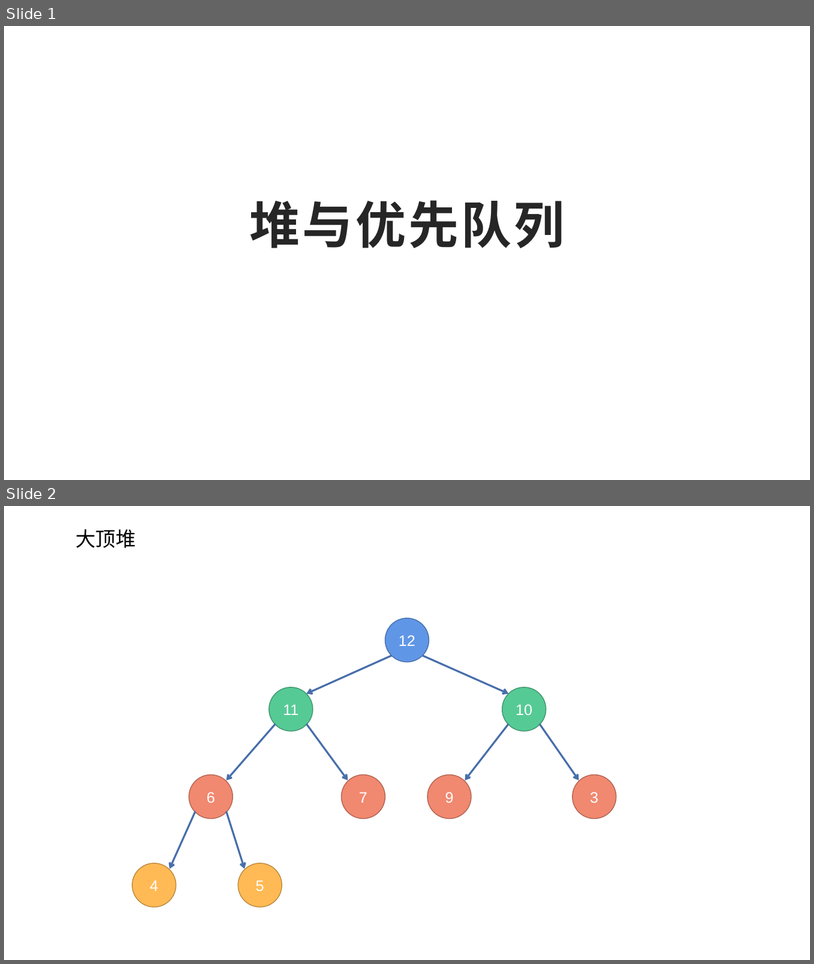
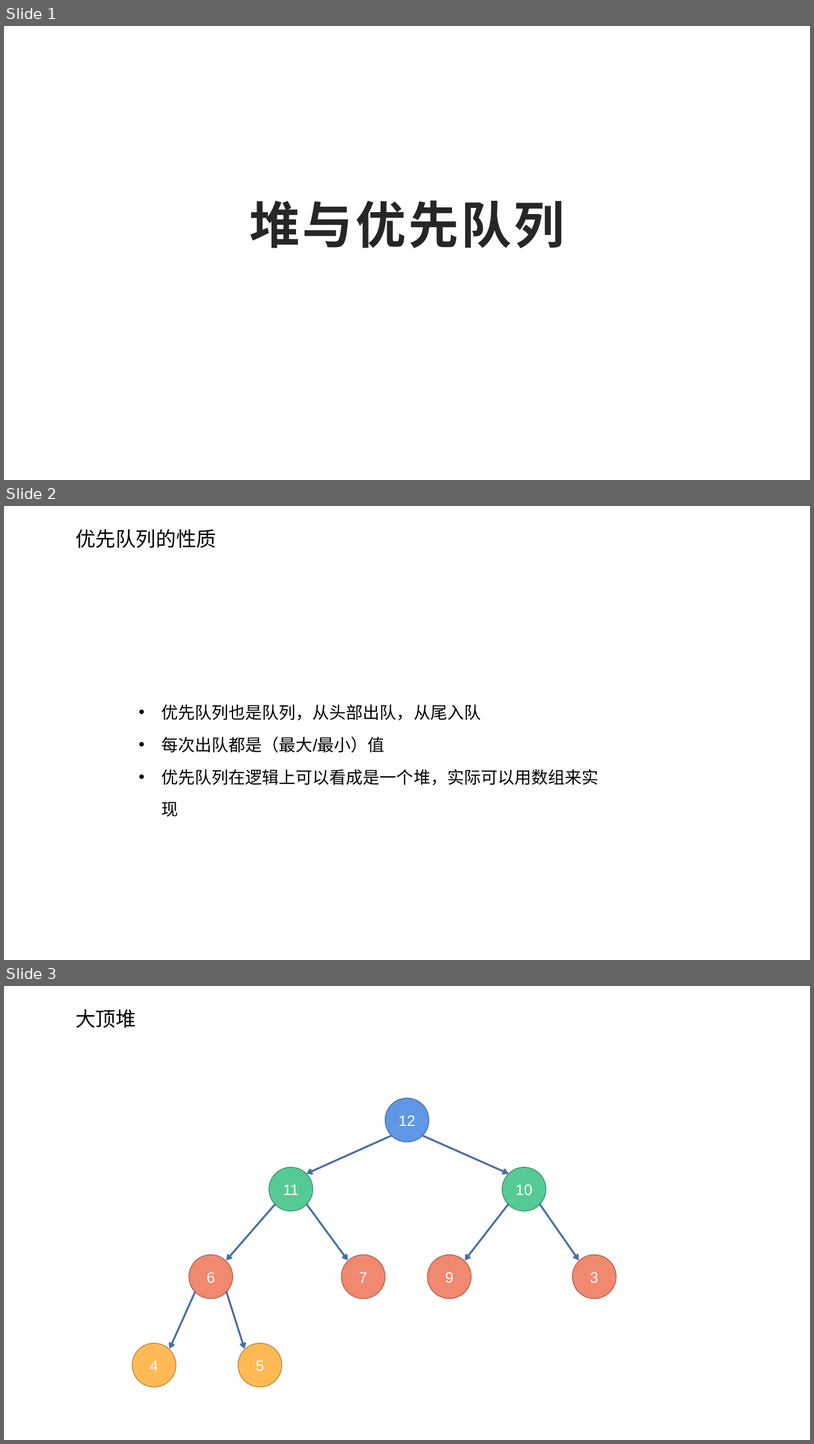
Before and after one commit to jj56313751/weijing-studybook, a slide deck: 算法/数据结构/堆与优先队列/堆与优先队列.pptx. Shown one above the other, each under a label of ours: slides 1 and 2 before the commit, slides 1, 2 and 3 after it. The pictures are 814x964 and 814x1444 pixels, drawn with LibreOffice and Linux fonts; fonts in the diff are those of the drawing. Boxes give left, top, right and bottom in pixels: in the first picture for what was removed or moved away, otherwise in the second. Text is boxed around its words. In the diff, an @@ line names an element or a change of style, - is before the commit and + after.

Commit message:
堆与优先队列

```diff
--- a/算法/数据结构/堆与优先队列/堆与优先队列.pptx
+++ b/算法/数据结构/堆与优先队列/堆与优先队列.pptx
@@ slide 2 added at (x1=4, y1=506, x2=810, y2=960), background #FFFFFF @@
@@ text added at (x1=75, y1=529, x2=216, y2=548), 24 pt, text #000000 @@
+优先队列的性质
@@ text added at (x1=161, y1=704, x2=599, y2=816), 20 pt, text #000000 @@
+• 优先队列也是队列，从头部出队，从尾入队
+• 每次出队都是（最大/最小）值
+• 优先队列在逻辑上可以看成是一个堆，实际可以用数组来实现
@@ what was slide 2 is now slide 3 @@
```
Also in this commit, not shown: 1 other slide added, 2 other files.
